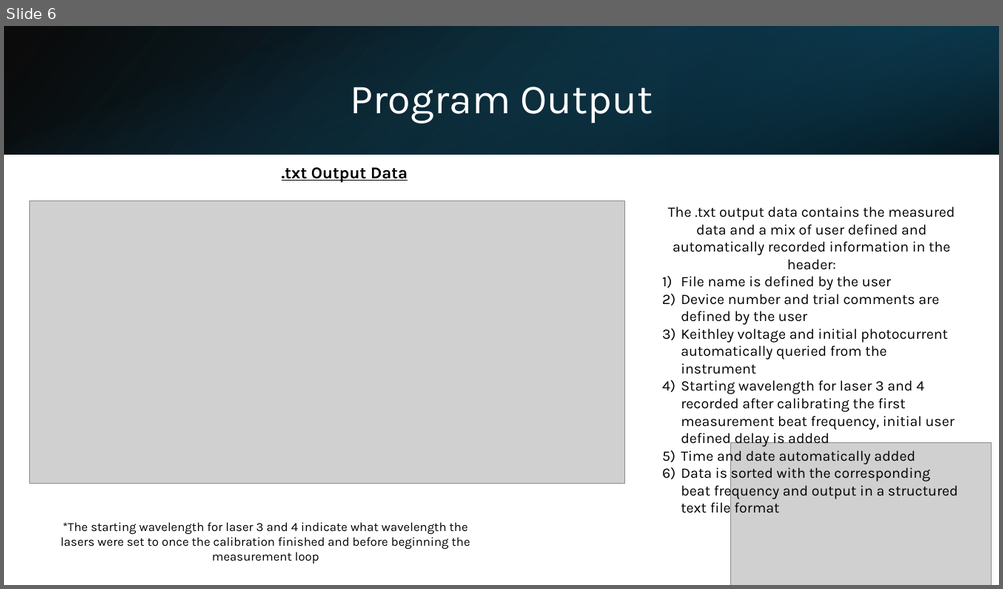
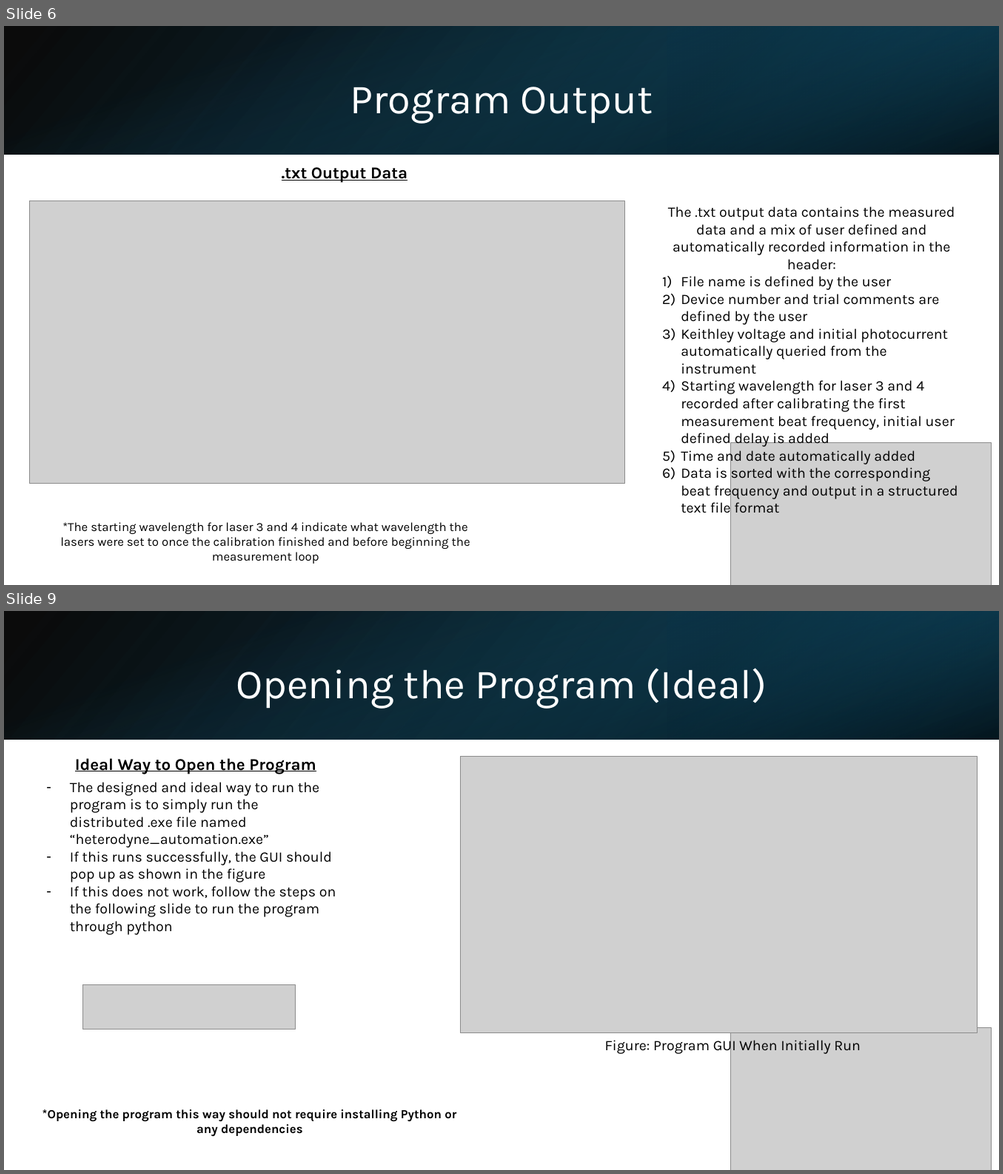
Before and after one commit to axx2xu/heterodyne, a slide deck: Python Heterodyne Measurement Automation Slides.pptx. Shown one above the other, each under a label of ours: slide 6 before the commit, slides 6 and 9 after it; the slides between them are not shown. The pictures are 1003x589 and 1003x1174 pixels, drawn with LibreOffice and Linux fonts; fonts in the diff are those of the drawing; grey boxes stand for pictures. Boxes give left, top, right and bottom in pixels: in the first picture for what was removed or moved away, otherwise in the second. Text is boxed around its words. In the diff, an @@ line names an element or a change of style, - is before the commit and + after.

```diff
--- a/Python Heterodyne Measurement Automation Slides.pptx
+++ b/Python Heterodyne Measurement Automation Slides.pptx
@@ slide 9 added at bbox=[4, 611, 999, 1170], background #FFFFFF @@
@@ rectangle added at bbox=[4, 611, 999, 739], fill gradient #000000 to #104862 @@
@@ rectangle added at bbox=[4, 612, 998, 740], fill gradient #156082 to #000000 @@
@@ rectangle added at bbox=[667, 611, 999, 739], fill gradient #0B3041 to #156082 @@
@@ title added at bbox=[236, 668, 767, 708], 40 pt, text #FFFFFF @@
+Opening the Program (Ideal)
@@ text added at bbox=[75, 758, 316, 775], 16 pt, text #000000, bold, underline @@
+Ideal Way to Open the Program
@@ picture added at bbox=[461, 757, 977, 1034] @@
@@ text added at bbox=[70, 782, 336, 917], 14 pt, text #000000 @@
+– The designed and ideal way to run the program is to simply run the distributed .exe file named “heterodyne_automation.exe”
+– If this runs successfully, the GUI should pop up as shown in the figure
+– If this does not work, follow the steps on the following slide to run the program through python
@@ picture added at bbox=[82, 985, 295, 1030] @@
@@ picture added at bbox=[731, 1028, 991, 1170] @@
@@ text added at bbox=[605, 1038, 860, 1056], 14 pt, text #000000 @@
+Figure: Program GUI When Initially Run
@@ text added at bbox=[42, 1110, 456, 1137], 12 pt, text #000000, bold @@
+*Opening the program this way should not require installing Python or any dependencies
```
Also in this commit, not shown: 8 slides changed, 3 other slides added, 1 slide removed, 10 other files.
